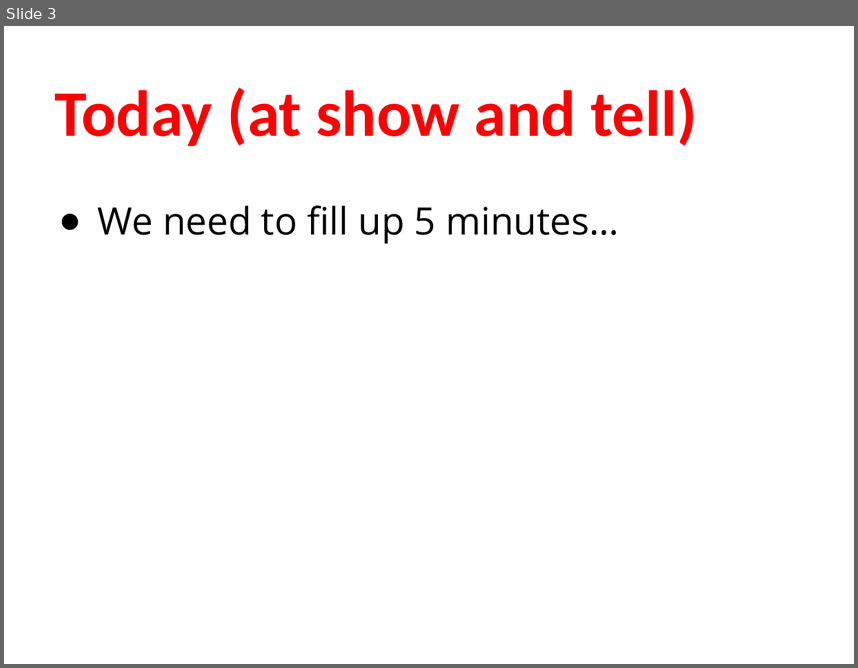
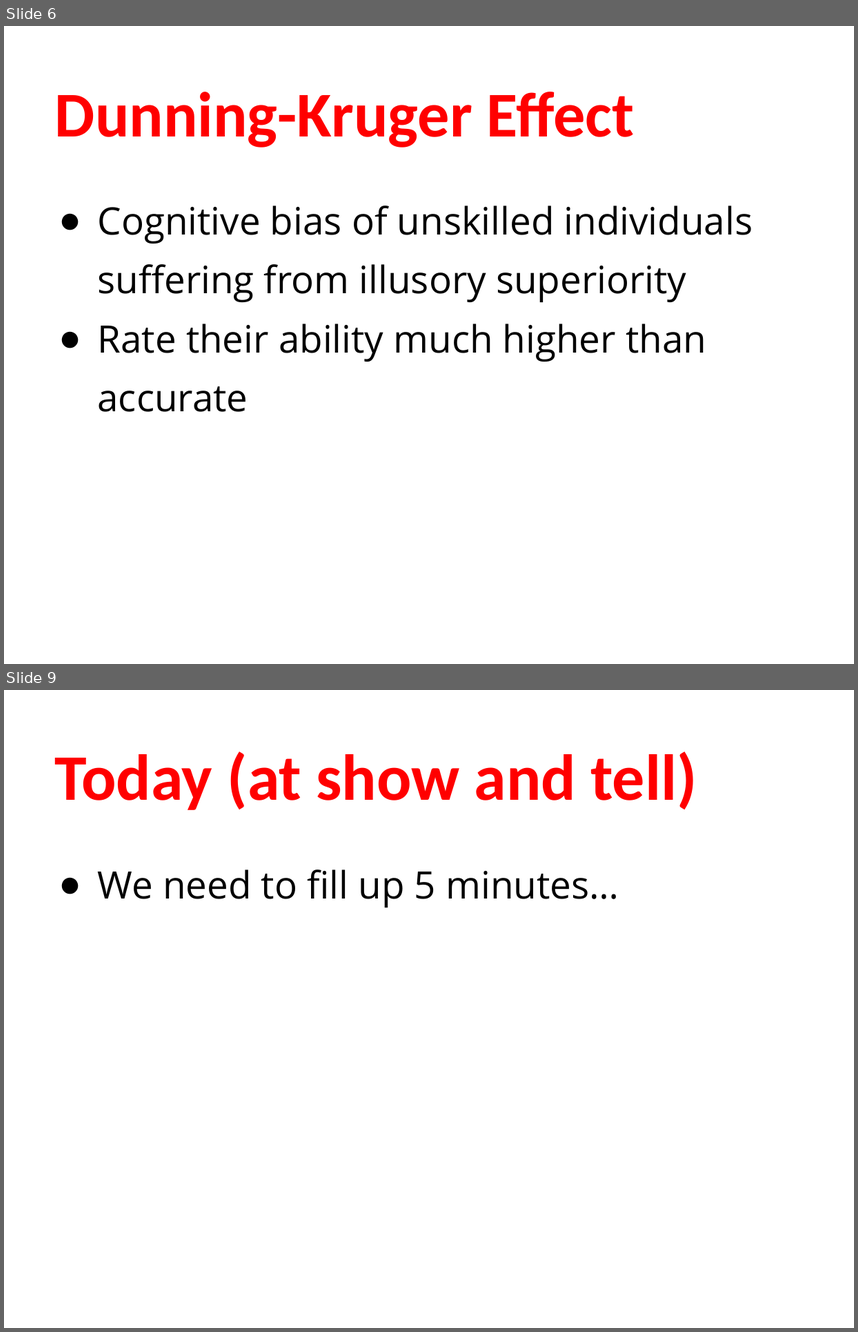
Before and after one commit to humanitiesprogramming/slides, a slide deck: 2017/python/day3-review.pptx. Shown one above the other, each under a label of ours: slide 3 before the commit, slides 6 and 9 after it; the slides between them are not shown. The pictures are 858x668 and 858x1332 pixels, drawn with LibreOffice and Linux fonts; fonts in the diff are those of the drawing. Boxes give left, top, right and bottom in pixels: in the first picture for what was removed or moved away, otherwise in the second. Text is boxed around its words. In the diff, an @@ line names an element or a change of style, - is before the commit and + after.

```diff
--- a/2017/python/day3-review.pptx
+++ b/2017/python/day3-review.pptx
@@ slide 6 added at bbox=[4, 26, 854, 664], background #FFFFFF @@
@@ title added at bbox=[55, 92, 635, 147], 54 pt, text #FF0000, bold @@
+Dunning-Kruger Effect
@@ text added at bbox=[98, 205, 753, 412], 32 pt, text #000000 @@
+● Cognitive bias of unskilled individuals suffering from illusory superiority
+● Rate their ability much higher than accurate
@@ what was slide 3 is now slide 9 @@
```
Also in this commit, not shown: 1 slide changed, 7 other slides added, 1 slide removed, 2 other files.
